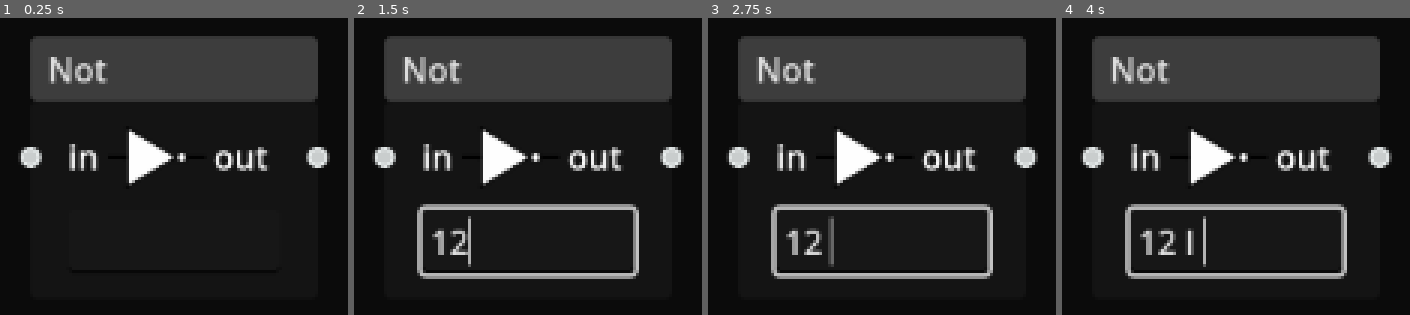
Above: before the commit, frames 1-4 (left to right).
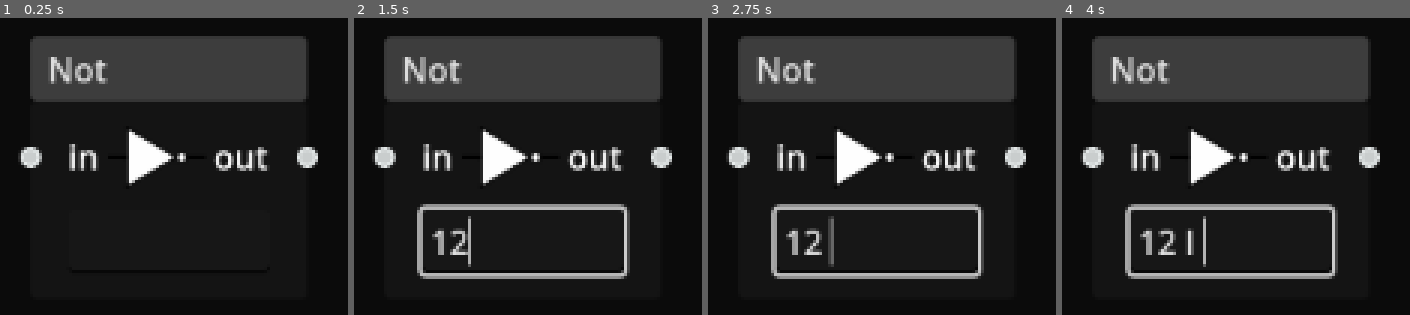
Above: after the commit, the same moments.

Repository: andrew-wilkes/logic-simulator-2
Game: Godot game, scene res://parts/Not.tscn
Two runs of this game, one before a commit and one after it. Both use one fixed random seed, a clock stepped at 60 frames per second and the inputs below. This scene is started directly instead of the project's main scene.
Inputs (mouse positions are in pixels of both pictures, inside the frame that each line leads up to):
- Up to frame 1 (0.25 s): no input
- Up to frame 2 (1.5 s): click (528, 240) at 0.52 s; type "12" at 0.6 s; tap Enter at 1.25 s; drag from (528, 166) to (outside the picture) at 1.27 s
- Up to frame 3 (2.75 s): tap Space at 2 s; drag from (outside the picture) to (outside the picture) at 2.02 s
- Up to frame 4 (4 s): tap Enter at 2.75 s; move the mouse to (outside the picture) at 2.77 s; tap L at 2.85 s; click (outside the picture) at 2.92 s; tap Space at 3.5 s; drag from (outside the picture) to (outside the picture) at 3.52 s

The runs differ from the first frame. In frame 1, 1.3% of the frame differs, in the area x 85-95%, y 6-51%; in frame 2, 2.2%, in the area x 76-95%, y 6-88%; in frame 3, 2.2%; in frame 4, 2.2%.
Error in both runs: Invalid call. Nonexistent function 'emit_signal' in base 'Nil'. (res://classes/part.gd:154)

Commit message:
Re-arrange Schematic code

Diff:
--- a/src/parts/Not.tscn
+++ b/src/parts/Not.tscn
@@ -6,8 +6,8 @@
 [node name="Not" type="GraphNode"]
 offset_left = 32.0
 offset_top = 22.0
-offset_right = 170.0
-offset_bottom = 143.0
+offset_right = 146.0
+offset_bottom = 113.0
 mouse_filter = 1
 theme_override_constants/separation = 5
 title = " Not"
--- a/src/scenes/schematic.gd
+++ b/src/scenes/schematic.gd
@@ -143,7 +143,7 @@
 			var part_offset = part.position_offset - scroll_offset
 			# Can only seem to approximate the position when zoomed.
 			# Ideally, the first selected part copy would position itself
-			# exacly where the mouse cursor is.
+			# exactly where the mouse cursor is.
 			if zoom > 1.1 or zoom < 0.9:
 				part_offset *= 0.8 / zoom
 			offset = Vector2(offset.x / part.position.x * part_offset.x, \
@@ -284,11 +284,10 @@
 func add_connections():
 	var bad_blocks = []
 	for node in get_children():
-		if node is Block:
-			if node.has_bad_hash():
-				bad_blocks.append(node.name)
-				G.warn_user(get_part_id(node) + " has changed internally, so disconnected." +\
-					"\n Circuit file: " + node.data.circuit_file)
+		if node is Block and node.has_bad_hash():
+			bad_blocks.append(node.name)
+			G.warn_user(get_part_id(node) + " has changed internally, so disconnected." +\
+				"\n Circuit file: " + node.data.circuit_file)
 	for con in circuit.data.connections:
 		if con.from_node in bad_blocks or con.to_node in bad_blocks:
 			continue
@@ -491,41 +490,6 @@
 func set_circuit_title(text):
 	circuit.data.title = text
 	emit_signal("changed")
-
-
-func test_circuit():
-	if circuit.data.title.is_empty():
-		G.warn_user("No circuit title has been set.")
-	else:
-		var test_file = circuit.data.title + ".tst"
-		# Find dir containing these files
-		var result = G.find_file(G.settings.test_dir, test_file)
-		if result.error:
-			G.warn_user("File not found: " + test_file)
-		else:
-			var compare_file = result.path + "/" + circuit.data.title + ".cmp"
-			if FileAccess.file_exists(compare_file):
-				compare_file = FileAccess.open(compare_file, FileAccess.READ)
-				if compare_file:
-					compare_lines = compare_file.get_as_text().replace("\r", "").split("\n", false)
-				tester = TestCircuit.new()
-			var io_nodes = tester.get_io_nodes(get_children(), get_connection_list())
-			var file = FileAccess.open(result.path + "/" + test_file, FileAccess.READ)
-			if file:
-					var test_spec = file.get_as_text()
-					test_runner.set_title(test_file)
-					tester.init_tests(test_spec, io_nodes)
-					reset_test_environment()
-					# Make panel fit the width of the test output
-					for task in tester.tasks:
-						if task[0] == "output-list":
-							var width = task[1].length() * 8.2
-							if test_runner.size.x < width:
-								test_runner.size.x = width
-					test_runner.open()
-			else:
-				G.warn_user("Error opening file: " + test_file)
-				tester.free()
 
 
 func add_bus_io(label, pos):
@@ -586,6 +550,69 @@
 		count += 1
 	grab_focus()
 
+func _on_scroll_offset_changed(offset):
+	if last_scroll_offset != offset and watch_for_scroll_offset_change:
+		emit_signal("changed")
+	last_scroll_offset = offset
+	watch_for_scroll_offset_change = true
+
+
+func circuit_changed(emit = true):
+	if emit:
+		emit_signal("changed")
+	# Update MemoryProbe links
+	var probes = {}
+	var memories = {}
+	for node in get_children():
+		if node is MemoryProbe:
+			node.memory = null
+			probes[node.name] = node
+		if node is BaseMemory:
+			node.probes.clear()
+			memories[node.name] = node
+	for con in get_connection_list():
+		if memories.has(con.from_node) and probes.has(con.to_node):
+			memories[con.from_node].probes.append(probes[con.to_node])
+			probes[con.to_node].memory = memories[con.from_node]
+	for pname in probes:
+		probes[pname].update_data()
+
+
+# START OF TESTER CODE
+
+func test_circuit():
+	if circuit.data.title.is_empty():
+		G.warn_user("No circuit title has been set.")
+	else:
+		var test_file = circuit.data.title + ".tst"
+		# Find dir containing these files
+		var result = G.find_file(G.settings.test_dir, test_file)
+		if result.error:
+			G.warn_user("File not found: " + test_file)
+		else:
+			var compare_file = result.path + "/" + circuit.data.title + ".cmp"
+			if FileAccess.file_exists(compare_file):
+				compare_file = FileAccess.open(compare_file, FileAccess.READ)
+				if compare_file:
+					compare_lines = compare_file.get_as_text().replace("\r", "").split("\n", false)
+				tester = TestCircuit.new()
+			var io_nodes = tester.get_io_nodes(get_children(), get_connection_list())
+			var file = FileAccess.open(result.path + "/" + test_file, FileAccess.READ)
+			if file:
+					var test_spec = file.get_as_text()
+					test_runner.set_title(test_file)
+					tester.init_tests(test_spec, io_nodes)
+					reset_test_environment()
+					# Make panel fit the width of the test output
+					for task in tester.tasks:
+						if task[0] == "output-list":
+							var width = task[1].length() * 8.2
+							if test_runner.size.x < width:
+								test_runner.size.x = width
+					test_runner.open()
+			else:
+				G.warn_user("Error opening file: " + test_file)
+
 
 func _on_test_runner_reset():
 	reset_test_environment()
@@ -711,30 +738,4 @@
 		text_area.pop()
 	text_area.add_text("\n")
 
-
-func _on_scroll_offset_changed(offset):
-	if last_scroll_offset != offset and watch_for_scroll_offset_change:
-		emit_signal("changed")
-	last_scroll_offset = offset
-	watch_for_scroll_offset_change = true
-
-
-func circuit_changed(emit = true):
-	if emit:
-		emit_signal("changed")
-	# Update MemoryProbe links
-	var probes = {}
-	var memories = {}
-	for node in get_children():
-		if node is MemoryProbe:
-			node.memory = null
-			probes[node.name] = node
-		if node is BaseMemory:
-			node.probes.clear()
-			memories[node.name] = node
-	for con in get_connection_list():
-		if memories.has(con.from_node) and probes.has(con.to_node):
-			memories[con.from_node].probes.append(probes[con.to_node])
-			probes[con.to_node].memory = memories[con.from_node]
-	for pname in probes:
-		probes[pname].update_data()
+# END OF TESTER CODE
